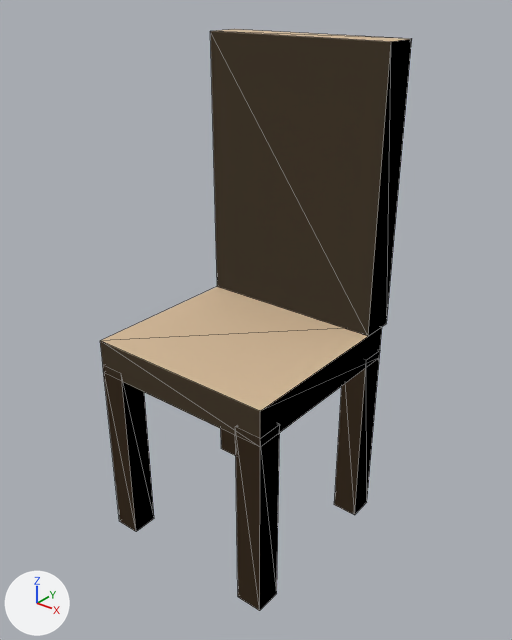
The glTF model assets/models/prop_chair.glb: old version first, new version second.
Both versions are drawn from a camera (50 mm lens) standing at (0.891, -1.071, 1.208) and looking at (0.021, 0.016, 0.533). Every picture has the same lights, and +X, +Y and +Z are marked at lower left. The first picture is the older version. Mesh edges are drawn as thin lines. Vertices at exactly the same position are counted once.

Names of what the first picture shows: 'prop'.
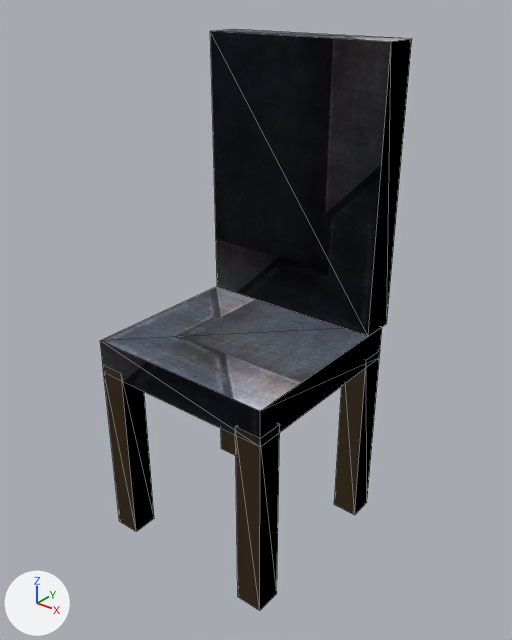
Pixel boxes [x1, y1, x2, y2] of what changed, in the pictures (512 x 640 px):
```json
{"object": "prop", "change": "surface changed", "before": [100, 29, 409, 442], "after": [100, 29, 409, 442], "on screen": "beige to black"}
```

Edits to the scene script, one JSON object a line:
```json
{"op": "add", "block": "img_image_0", "code": ["img_image_0 = load_image('Image_0', '_unpacked/Image_0', 512, 512, 'sRGB')"]}
{"op": "remove", "block": "mat_mat_0", "code": "mat_mat_0.base_color = (0.68, 0.5, 0.32)  # beige #d7bc99"}
{"op": "add", "block": "mat_mat_0", "code": "mat_mat_0.texture = img_image_0"}
{"op": "remove", "block": "mat_mat_1", "code": "mat_mat_1.base_color = (0.68, 0.5, 0.32)  # beige #d7bc99"}
{"op": "add", "block": "mat_mat_1", "code": "mat_mat_1.texture = img_image_0"}
{"block": "me_mesh_0", "where": "me_mesh_0.from_pydata(...)  # 48 vertices, 72 faces; spans x -0.22..0.22, y -0.22..0.24, z 0.0..1.1"}
{"block": "me_mesh_0", "where": "# used by ob_prop; location = (0.0, 0.0, 0.0)"}
{"block": "me_mesh_0", "change": "me_mesh_0 part 1: texture (UV) coordinates changed"}
```
